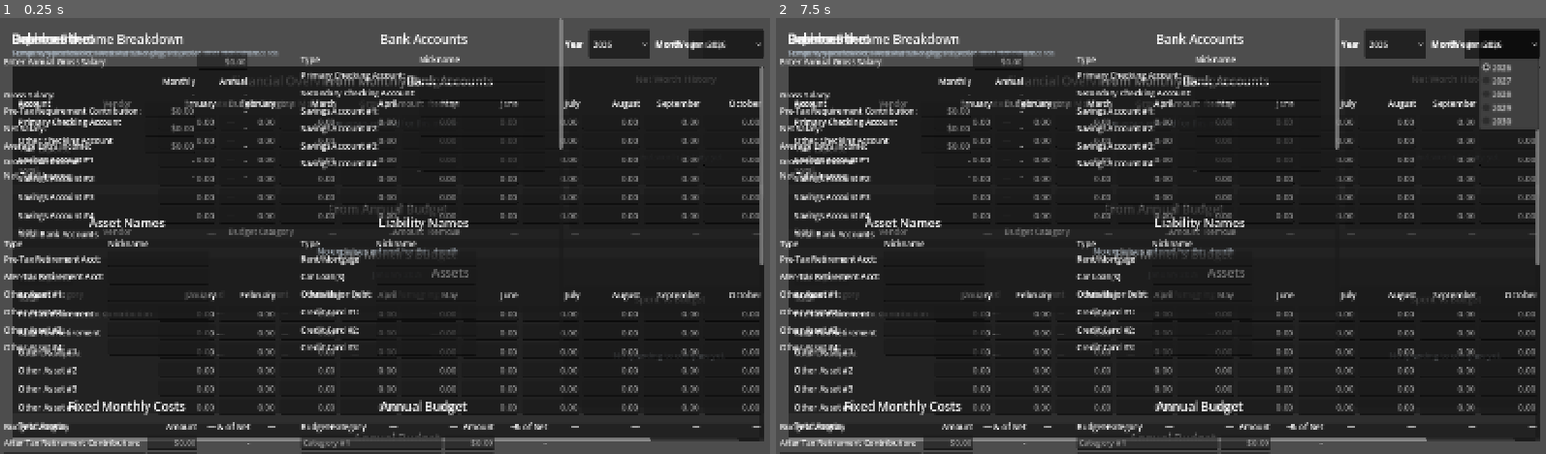
Above: before the commit, frames 1-2 (left to right).
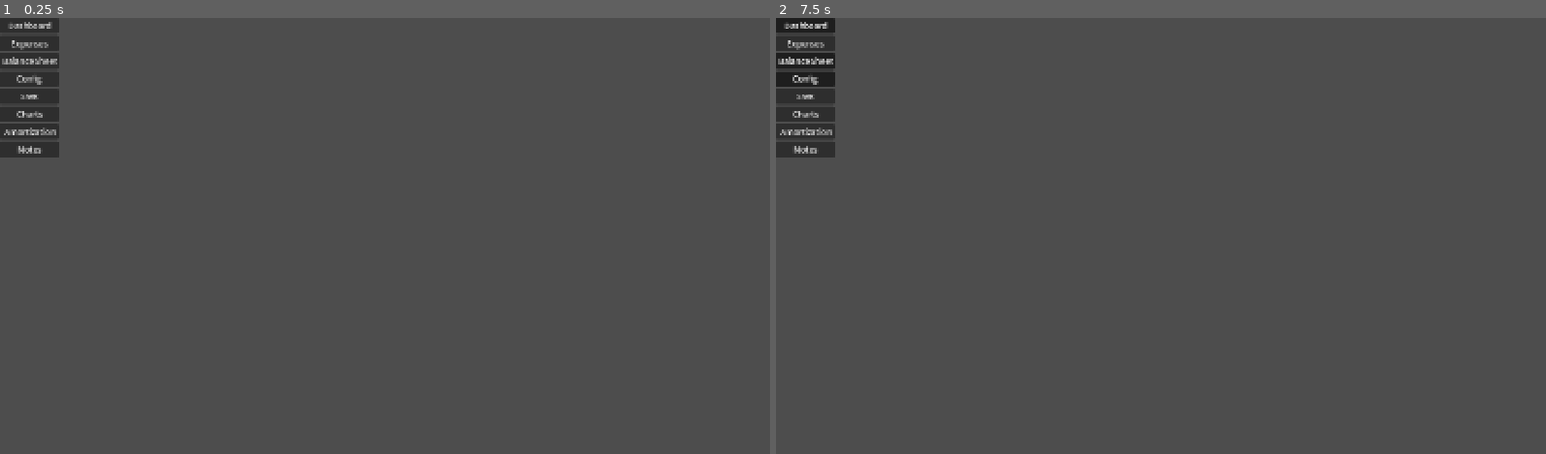
Above: after the commit, the same moments.

Repository: SquashyShrub/fat_fire_budget_shrubbery
Game: Godot game, scene res://main.tscn
The game is run twice, just before and just after one commit, with the same random seed, the same clock (stepped at 60 frames per second) and the same inputs. This scene is started directly instead of the project's main scene.
Inputs (mouse positions are in pixels of both pictures, inside the frame that each line leads up to):
- Up to frame 1 (0.25 s): no input
- Up to frame 2 (7.5 s): click (806, 26) at 0.5 s, where only the run after the commit has a clickable "Dashboard"; click (806, 44) at 1.25 s, where only the run after the commit has a clickable "Expenses"; click (806, 61) at 2 s, where only the run after the commit has a clickable "Balance Sheet"; click (806, 79) at 2.75 s, where only the run after the commit has a clickable "Config"; click (806, 96) at 3.5 s, where only the run after the commit has a clickable "SWR"; click (806, 113) at 4.25 s, where only the run after the commit has a clickable "Charts"; click (806, 131) at 5 s, where only the run after the commit has a clickable "Amortization"; click (806, 148) at 5.75 s, where only the run after the commit has a clickable "Notes"; click (1392, 44) at 6.5 s, where only the run before the commit has a clickable "2026"; click (1499, 44) at 7.25 s, where only the run before the commit has a clickable "January"

The runs differ from the first frame. In frame 1, 82% of the frame differs, in the area x 0-100%, y 0-100%; in frame 2, 82%.

Commit message:
Created Basic Main scene
Added buttons for each corresponding 'tab' that will be used. Attached script that allows button functionality. Config now pops up and disappears.

Diff:
--- /dev/null
+++ b/shrubbery's-fat-fire-budgeting_just-finances/main.gd
@@ -0,0 +1,33 @@
+extends Control
+
+
+# Called when the node enters the scene tree for the first time.
+func _ready() -> void:
+	var dashboardButton = $GridContainer/Dashboard
+	var configButton = $GridContainer/Config
+	dashboardButton.pressed.connect(_dashboard_button_pressed)
+	configButton.pressed.connect(_config_button_pressed)
+
+
+# Called every frame. 'delta' is the elapsed time since the previous frame.
+func _process(delta: float) -> void:
+	pass
+
+
+### Button Pressed Functions
+func _dashboard_button_pressed():
+	var button = $GridContainer/Dashboard
+	if button.button_pressed:
+		print('DEBUG_LOG: Dashboard Pressed, Visbility = False')
+	else:
+		print('DEBUG_LOG: Dashboard Pressed, Visbility = True')
+
+func _config_button_pressed():
+	var button = $GridContainer/Config
+	var scene = $Config
+	if button.button_pressed:
+		print('DEBUG_LOG: Config Pressed, Visbility = False')
+		scene.visible = false
+	else:
+		print('DEBUG_LOG: Config Pressed, Visbility = True')
+		scene.visible = true
--- a/shrubbery's-fat-fire-budgeting_just-finances/main.tscn
+++ b/shrubbery's-fat-fire-budgeting_just-finances/main.tscn
@@ -1,22 +1,67 @@
-[gd_scene format=3 uid="uid://cvh68sdcp537d"]
+[gd_scene load_steps=3 format=3 uid="uid://qnj0xdmi3k61"]
 
-[ext_resource type="PackedScene" uid="uid://b7qfd2hqipvmw" path="res://dashboard.tscn" id="1_7mycd"]
-[ext_resource type="PackedScene" uid="uid://8mv135ydtgnj" path="res://expenses.tscn" id="2_272bh"]
-[ext_resource type="PackedScene" uid="uid://dvx5l70txkeic" path="res://balance_sheet.tscn" id="3_5vw27"]
-[ext_resource type="PackedScene" uid="uid://dtckju8qmg1vi" path="res://amortization.tscn" id="4_kek77"]
-[ext_resource type="PackedScene" uid="uid://b8dbeo7otvlbx" path="res://swr.tscn" id="5_4c57u"]
-[ext_resource type="PackedScene" uid="uid://djth2g1p3b0cv" path="res://config.tscn" id="6_efxa6"]
+[ext_resource type="Script" path="res://main.gd" id="1_vo3eo"]
+[ext_resource type="PackedScene" uid="uid://ctb2a4bq5rug8" path="res://config.tscn" id="2_3rj6g"]
 
-[node name="Main" type="Node" unique_id=1167220970]
+[node name="Main" type="Control"]
+layout_mode = 3
+anchors_preset = 15
+anchor_right = 1.0
+anchor_bottom = 1.0
+grow_horizontal = 2
+grow_vertical = 2
+script = ExtResource("1_vo3eo")
 
-[node name="Dashboard" parent="." unique_id=1617273650 instance=ExtResource("1_7mycd")]
+[node name="GridContainer" type="GridContainer" parent="."]
+layout_mode = 0
+offset_right = 40.0
+offset_bottom = 40.0
 
-[node name="Expenses" parent="." unique_id=1510006585 instance=ExtResource("2_272bh")]
+[node name="Dashboard" type="Button" parent="GridContainer"]
+layout_mode = 2
+toggle_mode = true
+text = "Dashboard"
 
-[node name="Balance Sheet" parent="." unique_id=614656970 instance=ExtResource("3_5vw27")]
+[node name="Expenses" type="Button" parent="GridContainer"]
+layout_mode = 2
+text = "Expenses"
 
-[node name="Amortization" parent="." unique_id=1979977616 instance=ExtResource("4_kek77")]
+[node name="BalanceSheet" type="Button" parent="GridContainer"]
+layout_mode = 2
+toggle_mode = true
+text = "Balance Sheet"
 
-[node name="SWR" parent="." unique_id=462603744 instance=ExtResource("5_4c57u")]
+[node name="Config" type="Button" parent="GridContainer"]
+layout_mode = 2
+toggle_mode = true
+text = "Config"
 
-[node name="Config" parent="." unique_id=826526752 instance=ExtResource("6_efxa6")]
+[node name="SWR" type="Button" parent="GridContainer"]
+layout_mode = 2
+text = "SWR"
+
+[node name="NetworthCharts" type="Button" parent="GridContainer"]
+layout_mode = 2
+text = "Charts"
+
+[node name="AmortizationCalculator" type="Button" parent="GridContainer"]
+layout_mode = 2
+text = "Amortization"
+
+[node name="Notes" type="Button" parent="GridContainer"]
+layout_mode = 2
+text = "Notes"
+
+[node name="Config" parent="." instance=ExtResource("2_3rj6g")]
+visible = false
+layout_mode = 1
+anchors_preset = -1
+anchor_left = 0.142
+anchor_right = 1.0
+anchor_bottom = 1.0
+offset_left = 186.416
+offset_top = -3.0
+offset_right = -802.0
+offset_bottom = -651.0
+grow_horizontal = 2
+grow_vertical = 2
